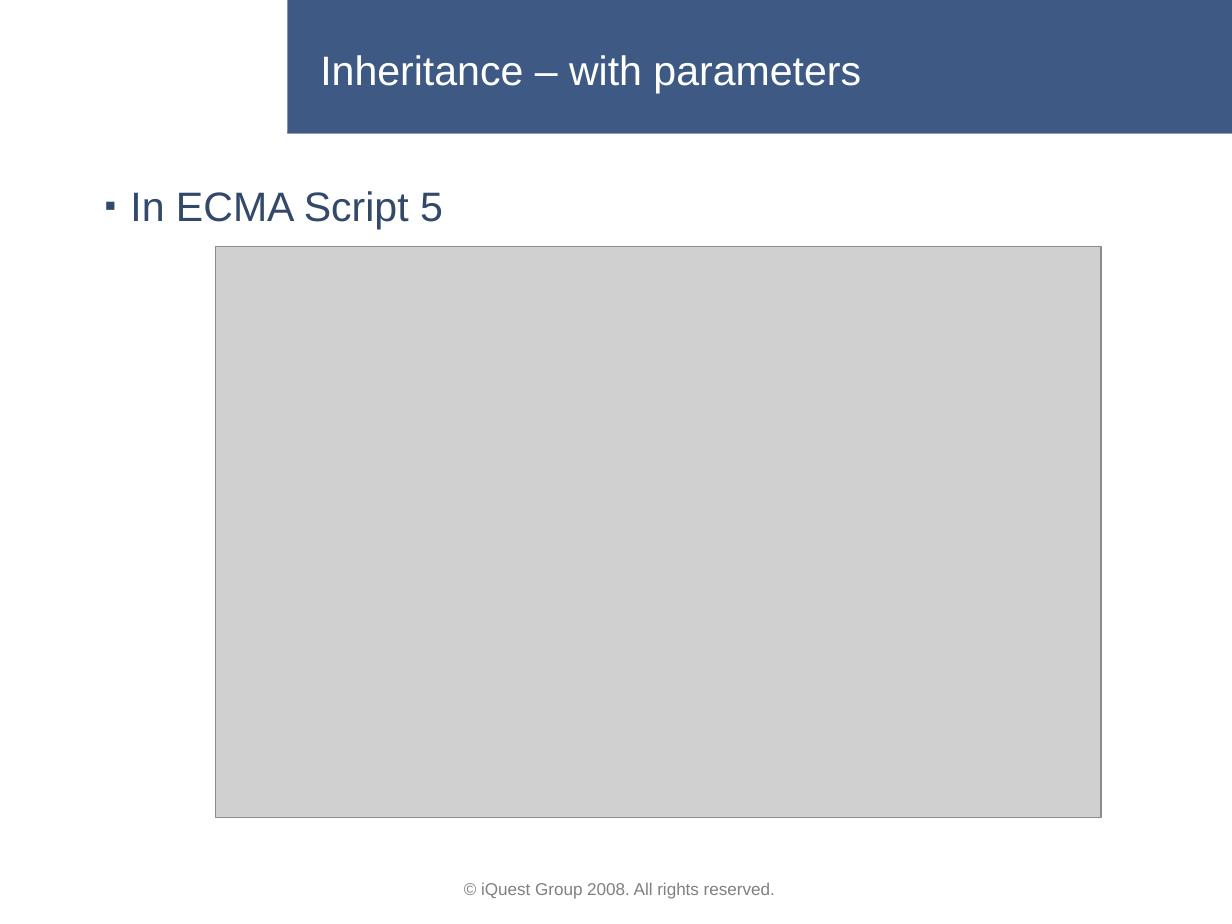
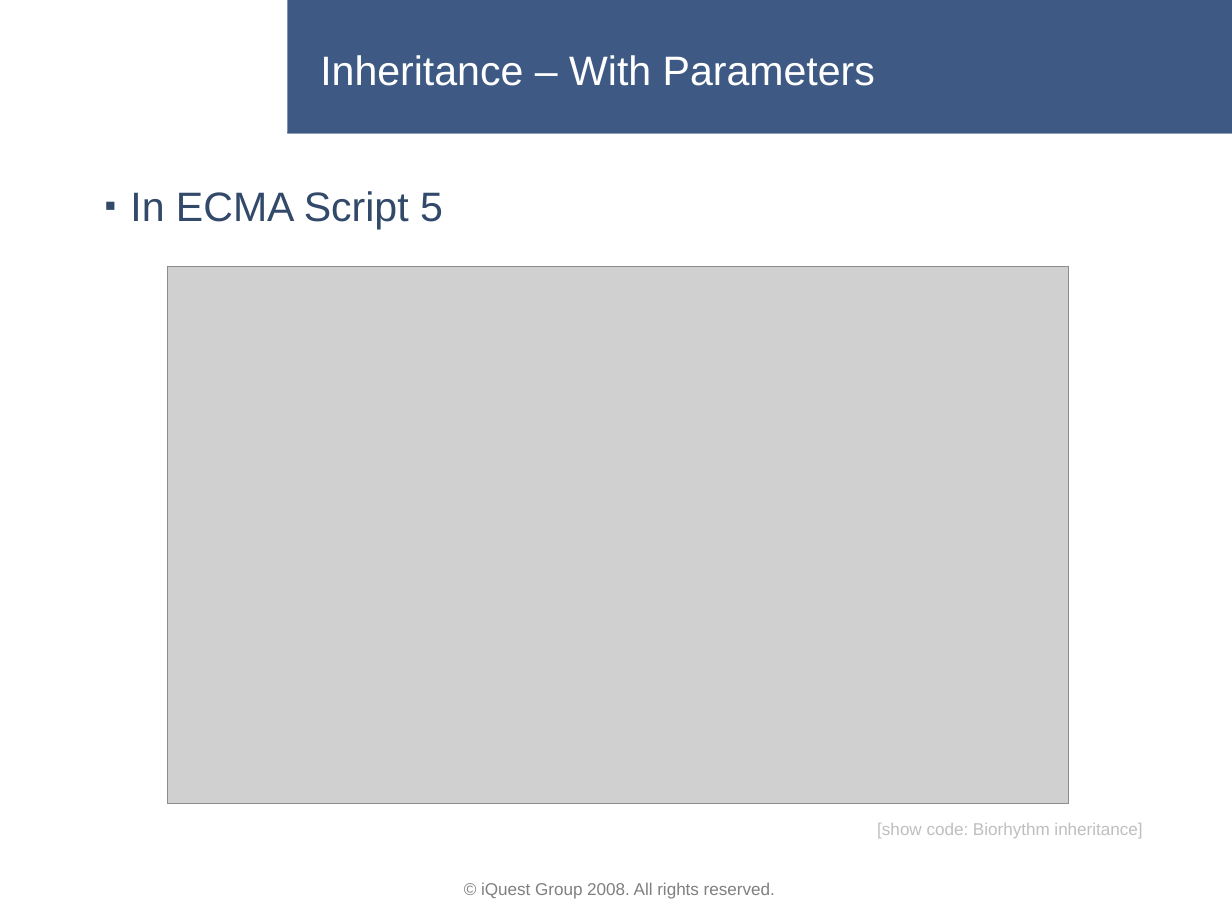
Before and after one commit to lastunicorn/BioCalcJs, a slide deck: slide 19 of doc/BioCalc Presentation.pptx (slide 16 before the commit). Drawn at 1232x924 pixels with LibreOffice and Linux fonts; fonts in the diff are those of the drawing; grey boxes stand for pictures; background and template pictures are left out. Boxes give left, top, right and bottom in pixels: in the first picture for what was removed or moved away, otherwise in the second. Text is boxed around its words. In the diff, an @@ line names an element or a change of style, - is before the commit and + after.

```diff
--- a/doc/BioCalc Presentation.pptx
+++ b/doc/BioCalc Presentation.pptx
@@ title at [320,55,875,86]: text changed @@
-Inheritance – with parameters
+Inheritance – With Parameters
@@ picture: place and size @@
-picture at [216,246,1101,818]
+picture at [168,267,1068,803]
@@ text added at [877,823,1142,838], 10 pt, text #BFBFBF @@
+[show code: Biorhythm inheritance]
```
Also in this commit, not shown: 12 other slides changed, 5 slides added, 2 other files.
